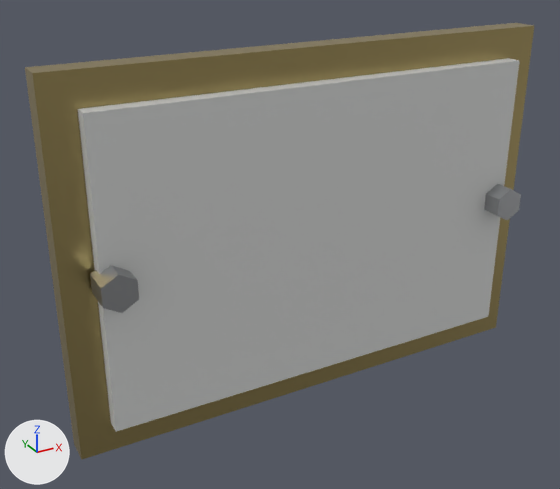
The FBX model unity/HorrorGame/Assets/Models/Dressing/Dress_DoorPlate.fbx, before and after one commit.
The view is the same before and after, from a 50 mm lens placed at (-0.146, -0.244, 1.535), pointed at (-0.015, -0.005, 1.415). Lighting does not change. The marker at lower left points along +X, +Y and +Z. The first picture is the older version.

The first picture shows 'Dress_DoorPlate'.
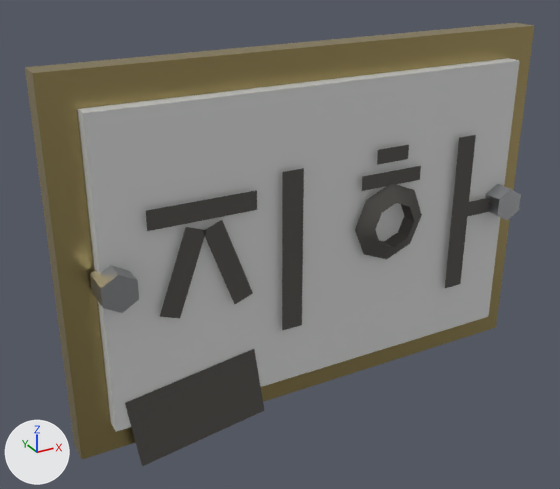
What differs and where, as boxes (x1, y1, x2, y2) in the pictures (560 x 489 px):
'Dress_DoorPlate', reshaped: before (25, 23, 534, 460); after (25, 23, 534, 466)
part 1 of me_cube, added: after (125, 135, 490, 466)

The change, as a list of edits to the scene's bpy script:
```text
Add mat_dress_grime:
    mat_dress_grime = principled_material('Dress_Grime')
    mat_dress_grime.base_color = (0.092, 0.086, 0.078)  # dark grey #56534f
    mat_dress_grime.roughness = 0.98
Change me_cube:
    used by ob_dress_doorplate; location = (0.0, 0.0, 0.0)
    remove me_cube.from_pydata(...)  # 40 vertices, 64 faces; spans x -0.1..0.1, y -0.024..0.0, z 1.35..1.49
    add me_cube.from_pydata(...)  # 100 vertices, 130 faces; spans x -0.1..0.1, y -0.024..0.0, z 1.344..1.49
    me_cube part 1
    52 vertices are added at x -0.084..0.078, y -0.022..-0.016, z 1.344..1.452
    8 new vertices lie (0.0, 0.007, 0.0) away from vertices in x 0.017..0.036, y -0.022, z 1.412..1.431
    66 new faces join them, mat_dress_grime (dark grey #56534f)
    add me_cube.materials.append(mat_dress_grime)  # dark grey #56534f
```
